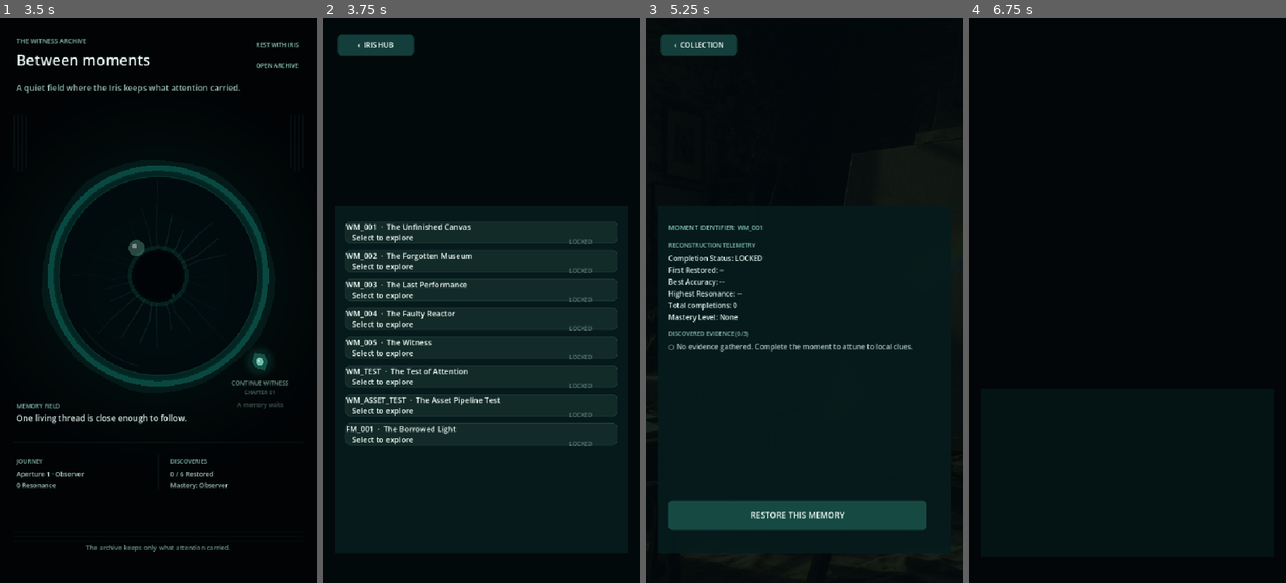
Above: before the commit, frames 1-4 (left to right).
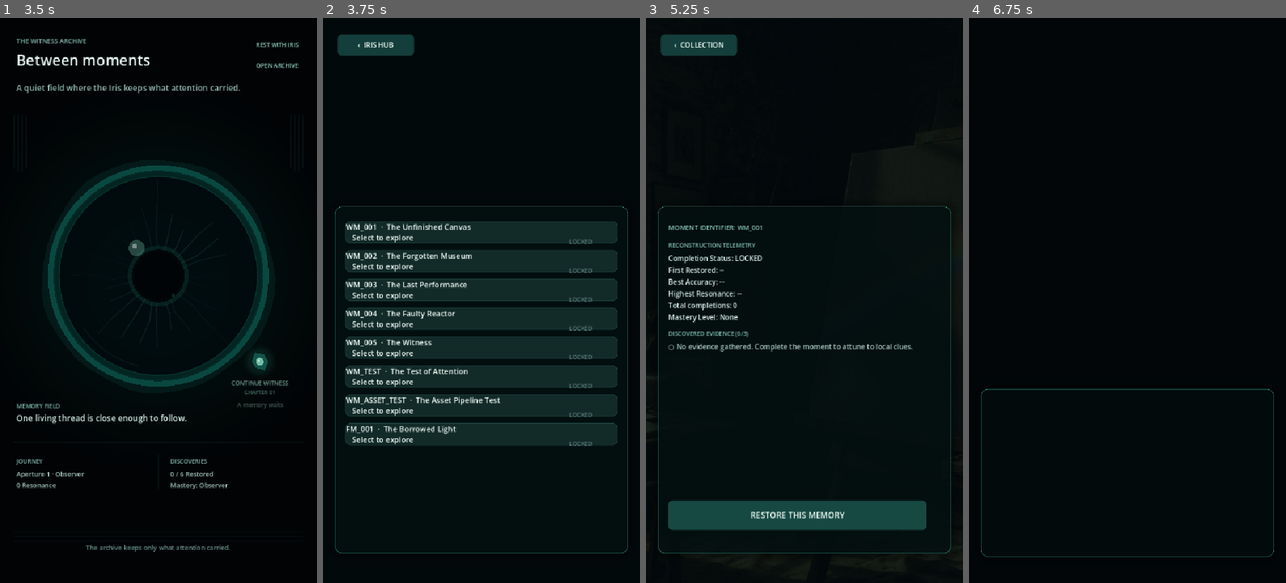
Above: after the commit, the same moments.

Repository: ITTYBITTYBITES/2SW-REIMAGINED
Game: Godot game, scene res://scenes/Application.tscn
Same seed, same stepped clock (60 frames per second), same inputs: the game is played once before the commit and once after it.
Inputs (mouse positions are in pixels of both pictures, inside the frame that each line leads up to):
- Up to frame 1 (3.5 s): tap Enter at 0.5 s; drag from (158, 300) to (190, 176) at 0.52 s; drag from (158, 300) to (142, 413) at 1.27 s; click "REST WITH IRIS" at 2 s; move the mouse to (190, 176) at 2.77 s; click (190, 176) at 2.92 s
- Up to frame 2 (3.75 s): click "OPEN ARCHIVE" at 3.5 s
- Up to frame 3 (5.25 s): click "‹ IRIS HUB" at 4.25 s; click "WM_001 · The Unfinished Canva…" at 5 s
- Up to frame 4 (6.75 s): click "‹ COLLECTION" at 5.75 s; click "RESTORE THIS MEMORY" at 6.5 s

Frame 1 is identical in both runs. In frame 2, 0.5% of the frame differs, in the area x 3-97%, y 33-95%; in frame 3, 0.5%; in frame 4, 0.5%.

Commit message:
feat: complete Chapter 1 Sensory Asset Pass implementation (Mission 044)

Diff:
--- a/the_iris/scripts/gameplay/GenericWitnessGameplay.gd
+++ b/the_iris/scripts/gameplay/GenericWitnessGameplay.gd
@@ -74,10 +74,20 @@
 	timer_label = _label("", 12, Color("#b7ded1"), Vector2(28, 202), Vector2(470, 24), HORIZONTAL_ALIGNMENT_CENTER)
 	guidance_label = _label("", 11, Color("#91c8b9"), Vector2(42, 654), Vector2(456, 22), HORIZONTAL_ALIGNMENT_CENTER)
 
-	var panel := ColorRect.new()
+	var panel := Panel.new()
 	panel.position = Vector2(20, 630)
 	panel.size = Vector2(500, 286)
-	panel.color = Color(0.016, 0.084, 0.087, 0.94)
+	var panel_style := StyleBoxFlat.new()
+	panel_style.bg_color = Color(0.01, 0.05, 0.06, 0.72)
+	panel_style.border_color = Color(0.25, 0.85, 0.70, 0.35)
+	panel_style.set_border_width_all(1)
+	panel_style.corner_radius_top_left = 12
+	panel_style.corner_radius_top_right = 12
+	panel_style.corner_radius_bottom_left = 12
+	panel_style.corner_radius_bottom_right = 12
+	panel_style.shadow_color = Color(0.0, 0.0, 0.0, 0.35)
+	panel_style.shadow_size = 15
+	panel.add_theme_stylebox_override("panel", panel_style)
 	panel.mouse_filter = Control.MOUSE_FILTER_IGNORE
 	add_child(panel)
 
--- a/the_iris/scripts/witness/WitnessArchiveUI.gd
+++ b/the_iris/scripts/witness/WitnessArchiveUI.gd
@@ -11,7 +11,7 @@
 var registry: IncidentRegistry
 
 var background: TextureRect
-var panel: ColorRect
+var panel: Panel
 var phase_label: Label
 var title_label: Label
 var subtitle_label: Label
@@ -59,10 +59,20 @@
 	body_label = _label("Align attention to reconstruct past timeline anomalies and achieve full mastery over restored patterns.", 15, Color("#d7eee7"), Vector2(33, 207), Vector2(470, 100))
 	body_label.autowrap_mode = TextServer.AUTOWRAP_WORD_SMART
 
-	panel = ColorRect.new()
+	panel = Panel.new()
 	panel.position = Vector2(20, 320)
 	panel.size = Vector2(500, 590)
-	panel.color = Color(0.025, 0.105, 0.11, 0.92)
+	var panel_style := StyleBoxFlat.new()
+	panel_style.bg_color = Color(0.015, 0.065, 0.07, 0.76)
+	panel_style.border_color = Color(0.25, 0.85, 0.70, 0.35)
+	panel_style.set_border_width_all(1)
+	panel_style.corner_radius_top_left = 12
+	panel_style.corner_radius_top_right = 12
+	panel_style.corner_radius_bottom_left = 12
+	panel_style.corner_radius_bottom_right = 12
+	panel_style.shadow_color = Color(0.0, 0.0, 0.0, 0.35)
+	panel_style.shadow_size = 15
+	panel.add_theme_stylebox_override("panel", panel_style)
 	panel.mouse_filter = Control.MOUSE_FILTER_IGNORE
 	add_child(panel)
 
Not shown, added: SENSORY_IMPLEMENTATION_REPORT.md
Not shown, added: SENSORY_IMPLEMENTATION_VALIDATION.md
